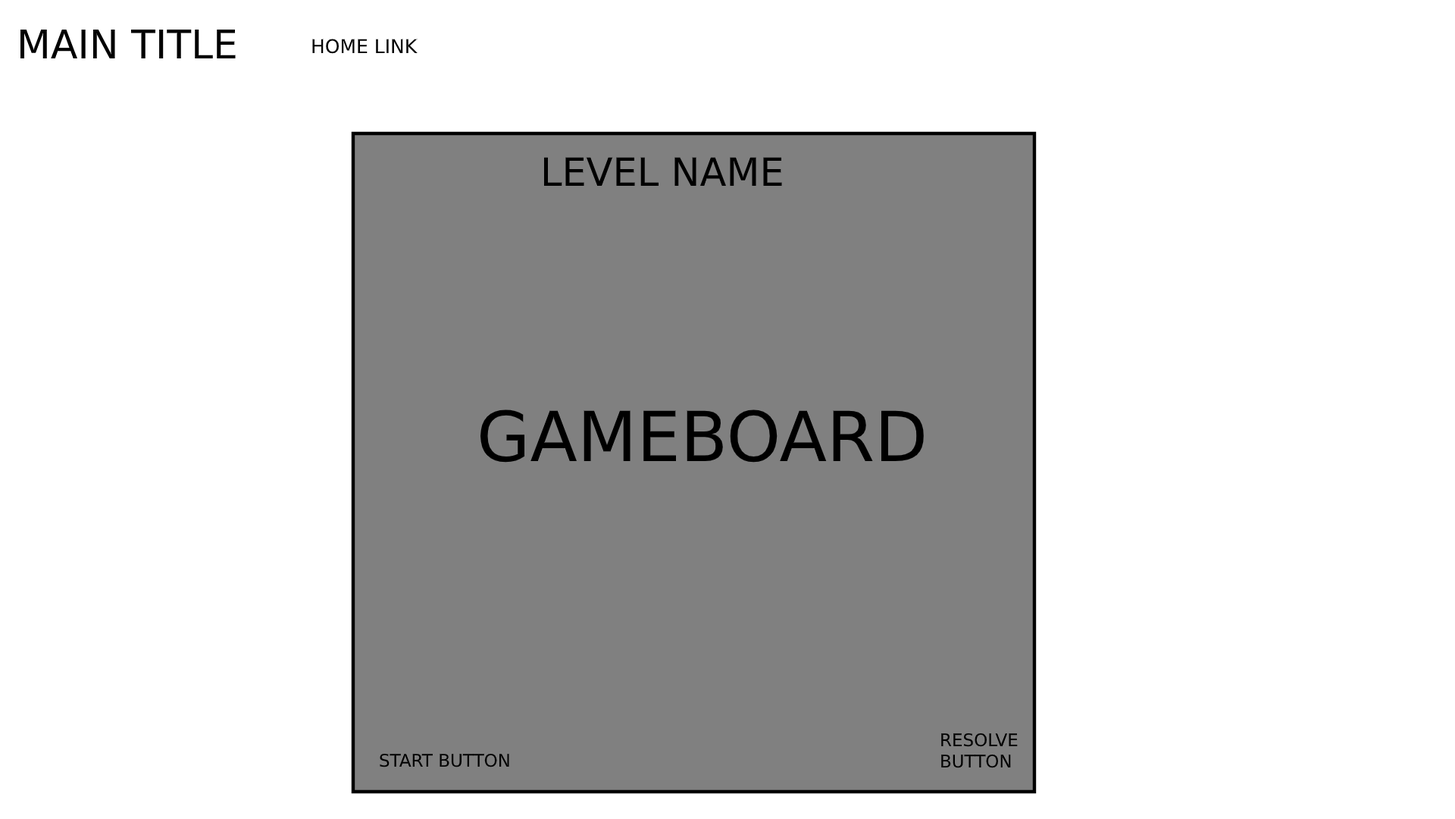
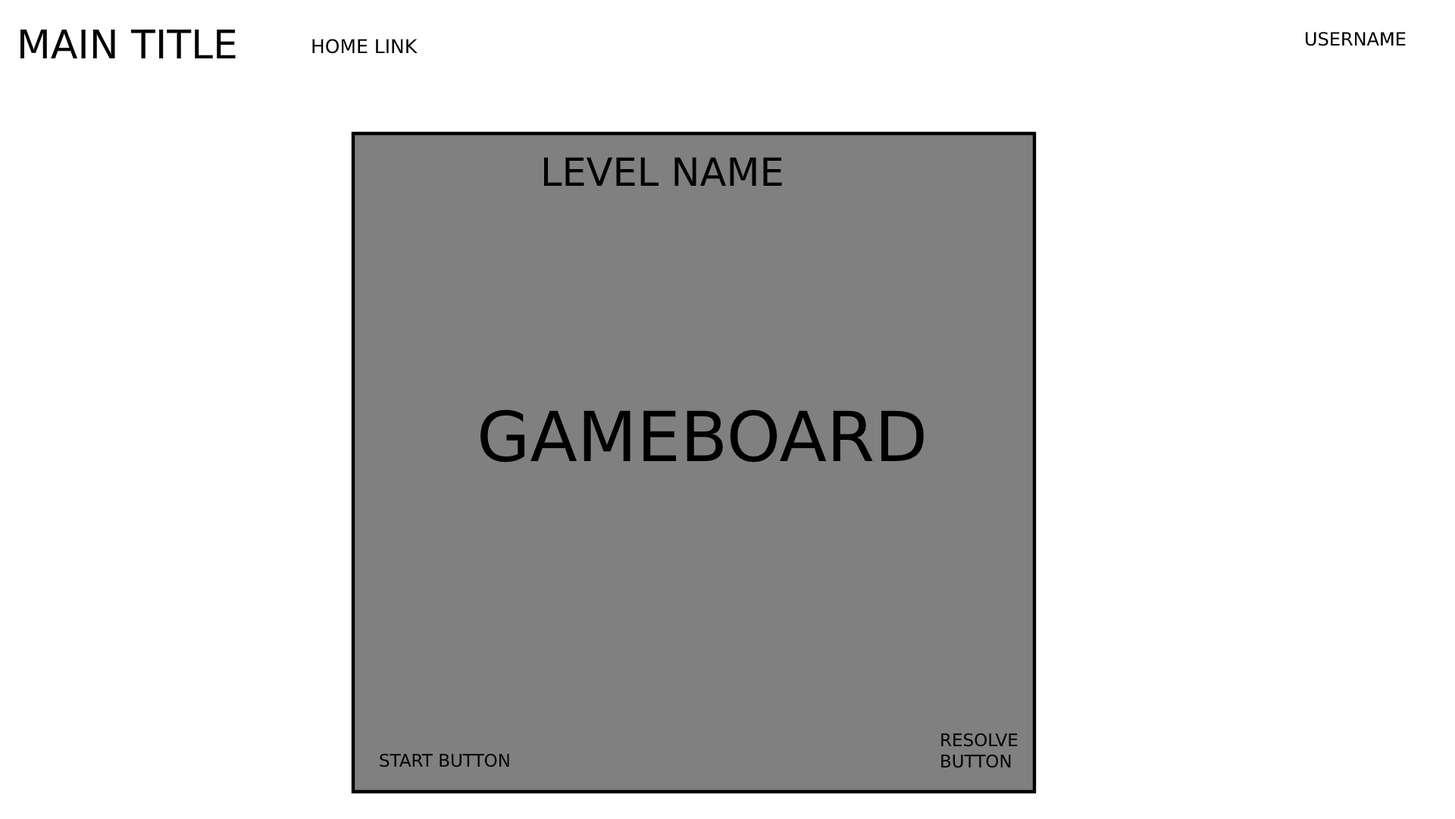
Layer changes from the first 1455×819 image to the second:
renamed "MAIN TITLE" to "USERNAME", painted on it over [left=1306, top=31, right=1407, bottom=47]
